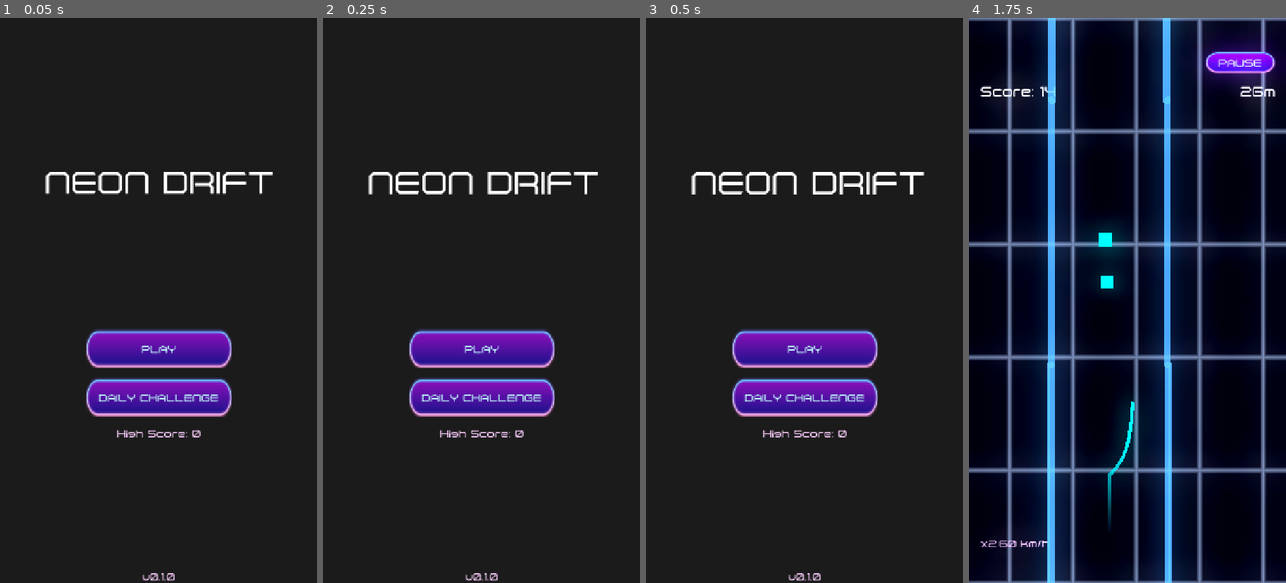
Above: before the commit, frames 1-4 (left to right).
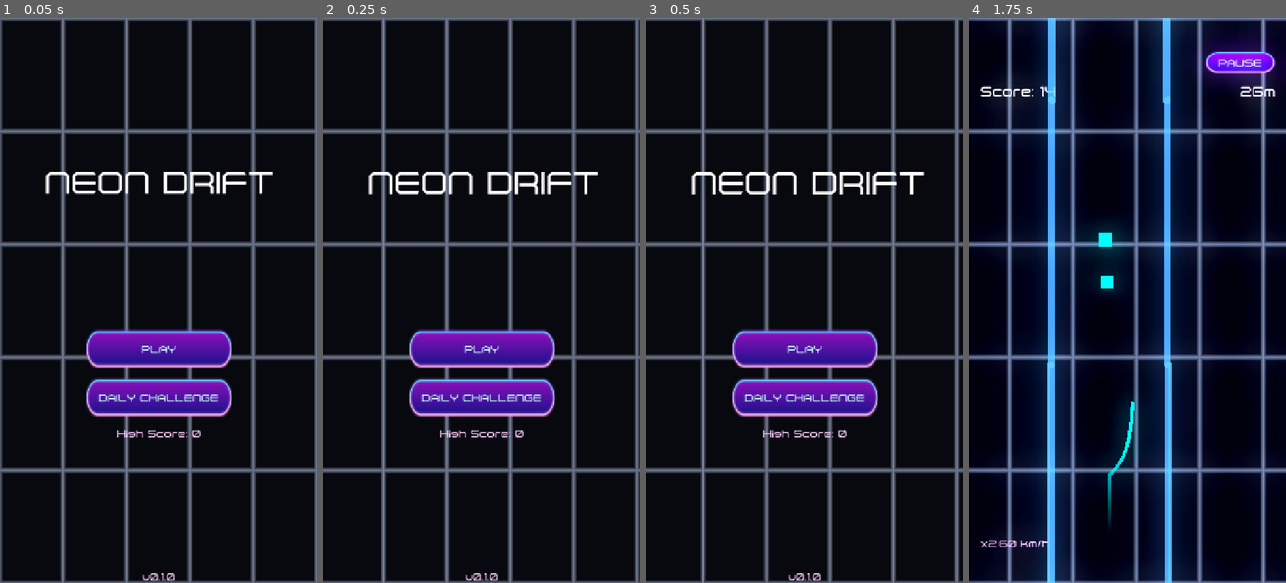
Above: after the commit, the same moments.

Repository: topher235/neon-drifter
Game: Godot game, scene res://scenes/main/main.tscn
The game is run twice, just before and just after one commit, with the same random seed, the same clock (stepped at 60 frames per second) and the same inputs.
Inputs (mouse positions are in pixels of both pictures, inside the frame that each line leads up to):
- Up to frame 1 (0.05 s): no input
- Up to frame 2 (0.25 s): no input
- Up to frame 3 (0.5 s): no input
- Up to frame 4 (1.75 s): click "PLAY" at 0.5 s; tap Enter at 1.25 s; move the mouse to (1197, 272) at 1.27 s; press the mouse at (1197, 272) at 1.28 s

The runs differ from the first frame. In frame 1, 11% of the frame differs, in the area x 0-100%, y 0-100%; in frame 2, 11%; in frame 3, 11%; in frame 4, nothing differs.

Commit message:
Separate neon grid background into its own scene

Diff:
--- a/scenes/game/game.tscn
+++ b/scenes/game/game.tscn
@@ -1,9 +1,9 @@
-[gd_scene load_steps=9 format=3 uid="uid://qocekvplpmd5"]
+[gd_scene load_steps=8 format=3 uid="uid://qocekvplpmd5"]
 
 [ext_resource type="Script" uid="uid://c7e80m8uq2egm" path="res://scenes/game/game.gd" id="1_0sr1o"]
 [ext_resource type="Script" path="res://scripts/generation/tunnel_generator.gd" id="1_7h61r"]
 [ext_resource type="PackedScene" uid="uid://bdsbvjxj0643x" path="res://scenes/player/player_line.tscn" id="2_0sr1o"]
-[ext_resource type="Shader" uid="uid://ro1h57y8dvpk" path="res://assets/shaders/background_grid.gdshader" id="4_grid"]
+[ext_resource type="PackedScene" path="res://scenes/ui/neon_grid_background.tscn" id="4_bg"]
 [ext_resource type="PackedScene" uid="uid://c5ixwlkb1000h" path="res://scenes/ui/hud.tscn" id="5_5i0tg"]
 [ext_resource type="PackedScene" uid="uid://ctk67ij7axc7n" path="res://scenes/ui/game_over.tscn" id="6_bdhmt"]
 
@@ -24,38 +24,13 @@
 adjustment_contrast = 1.15
 adjustment_saturation = 1.2
 
-[sub_resource type="ShaderMaterial" id="ShaderMaterial_grid"]
-shader = ExtResource("4_grid")
-shader_parameter/line_color = Color(0.78125, 0.863996, 0.999999, 0.588235)
-shader_parameter/grid_size = 200.0
-shader_parameter/line_width = 2.932
-shader_parameter/scroll_speed = 41.781
-shader_parameter/time_scale = 1.0
-
 [node name="Game" type="Node2D"]
 script = ExtResource("1_0sr1o")
 
 [node name="WorldEnvironment" type="WorldEnvironment" parent="."]
 environment = SubResource("Environment_glow")
 
-[node name="BackgroundLayer" type="CanvasLayer" parent="."]
-layer = -100
-
-[node name="DarkBackground" type="ColorRect" parent="BackgroundLayer"]
-anchors_preset = 15
-anchor_right = 1.0
-anchor_bottom = 1.0
-grow_horizontal = 2
-grow_vertical = 2
-color = Color(0.0331036, 0.0331038, 0.0613967, 1)
-
-[node name="GridBackground" type="ColorRect" parent="BackgroundLayer"]
-material = SubResource("ShaderMaterial_grid")
-anchors_preset = 15
-anchor_right = 1.0
-anchor_bottom = 1.0
-grow_horizontal = 2
-grow_vertical = 2
+[node name="NeonGridBackground" parent="." instance=ExtResource("4_bg")]
 
 [node name="Player" parent="." instance=ExtResource("2_0sr1o")]
 unique_name_in_owner = true
--- a/scenes/ui/main_menu.tscn
+++ b/scenes/ui/main_menu.tscn
@@ -1,5 +1,6 @@
-[gd_scene load_steps=4 format=3 uid="uid://coql3r5d7x8y5"]
+[gd_scene load_steps=5 format=3 uid="uid://coql3r5d7x8y5"]
 
+[ext_resource type="PackedScene" path="res://scenes/ui/neon_grid_background.tscn" id="1_bg"]
 [ext_resource type="Theme" uid="uid://b3u4wxbvbpmyv" path="res://resources/themes/neon-wave.tres" id="1_fe2o3"]
 [ext_resource type="Script" uid="uid://btfjpmqe56wav" path="res://scenes/ui/main_menu.gd" id="1_sl1te"]
 
@@ -16,14 +17,7 @@
 theme = ExtResource("1_fe2o3")
 script = ExtResource("1_sl1te")
 
-[node name="ColorRect" type="ColorRect" parent="."]
-layout_mode = 1
-anchors_preset = 15
-anchor_right = 1.0
-anchor_bottom = 1.0
-grow_horizontal = 2
-grow_vertical = 2
-color = Color(0.10748, 0.10748, 0.10748, 1)
+[node name="NeonGridBackground" parent="." instance=ExtResource("1_bg")]
 
 [node name="VBoxContainer" type="VBoxContainer" parent="."]
 layout_mode = 1
--- /dev/null
+++ b/scenes/ui/neon_grid_background.tscn
@@ -0,0 +1,30 @@
+[gd_scene load_steps=3 format=3 uid="uid://c8vh3n7yq4m8d"]
+
+[ext_resource type="Shader" uid="uid://ro1h57y8dvpk" path="res://assets/shaders/background_grid.gdshader" id="1_grid"]
+
+[sub_resource type="ShaderMaterial" id="ShaderMaterial_grid"]
+shader = ExtResource("1_grid")
+shader_parameter/line_color = Color(0.78125, 0.863996, 0.999999, 0.588235)
+shader_parameter/grid_size = 200.0
+shader_parameter/line_width = 2.932
+shader_parameter/scroll_speed = 41.781
+shader_parameter/time_scale = 1.0
+
+[node name="NeonGridBackground" type="CanvasLayer"]
+layer = -100
+
+[node name="DarkBackground" type="ColorRect" parent="."]
+anchors_preset = 15
+anchor_right = 1.0
+anchor_bottom = 1.0
+grow_horizontal = 2
+grow_vertical = 2
+color = Color(0.0331036, 0.0331038, 0.0613967, 1)
+
+[node name="GridBackground" type="ColorRect" parent="."]
+material = SubResource("ShaderMaterial_grid")
+anchors_preset = 15
+anchor_right = 1.0
+anchor_bottom = 1.0
+grow_horizontal = 2
+grow_vertical = 2
